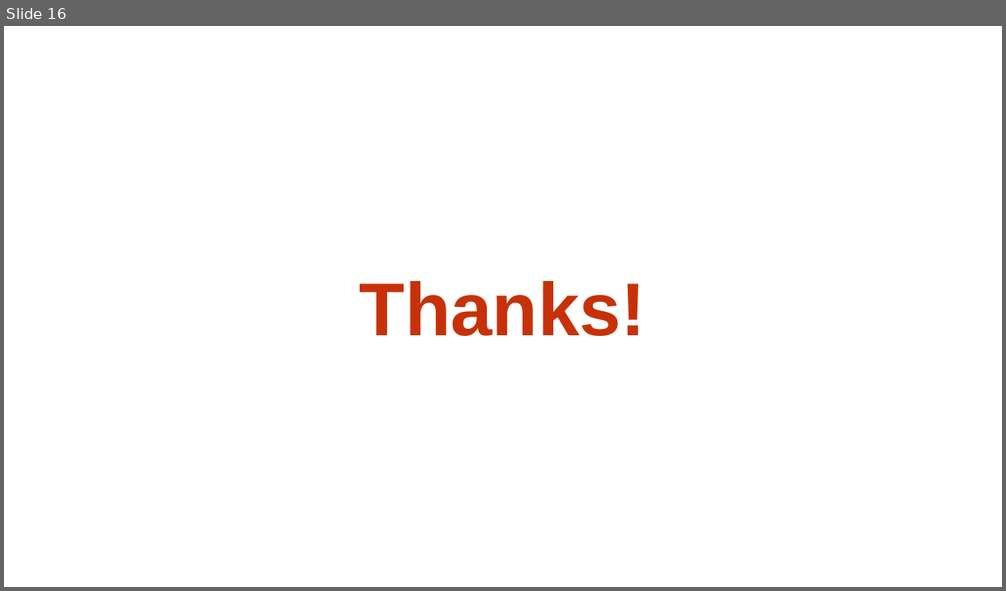
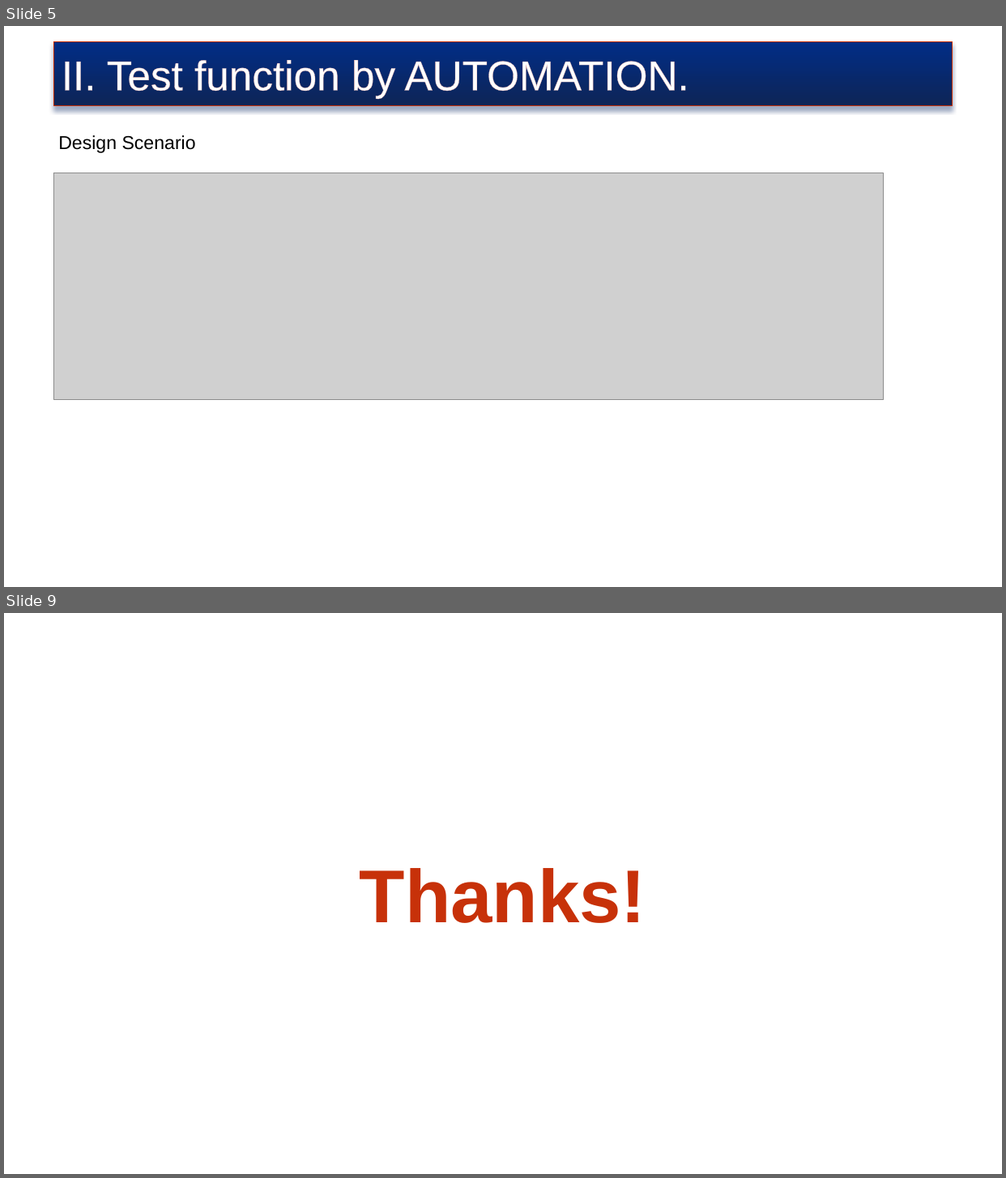
Before and after one commit to truyenkv/sharing, a slide deck: Sharing.pptx. Shown one above the other, each under a label of ours: slide 16 before the commit, slides 5 and 9 after it; the slides between them are not shown. The pictures are 1006x591 and 1006x1178 pixels, drawn with LibreOffice and Linux fonts; fonts in the diff are those of the drawing; grey boxes stand for pictures; background and template pictures are left out. Boxes give left, top, right and bottom in pixels: in the first picture for what was removed or moved away, otherwise in the second. Text is boxed around its words. In the diff, an @@ line names an element or a change of style, - is before the commit and + after.

```diff
--- a/Sharing.pptx
+++ b/Sharing.pptx
@@ slide 5 added at [4,26,1002,587], background picture (left out) @@
@@ rectangle added at [54,41,953,106], fill gradient #012D86 to #0E2557, outline #C73109 0.75 pt, 40 pt, text #FFFFFF @@
+II. Test function by AUTOMATION.
@@ text added at [58,135,196,153], 18 pt, text #000000 @@
+Design Scenario
@@ picture added at [54,173,884,399] @@
@@ what was slide 16 is now slide 9 @@
```
Also in this commit, not shown: 4 slides changed, 3 other slides added, 11 slides removed.
